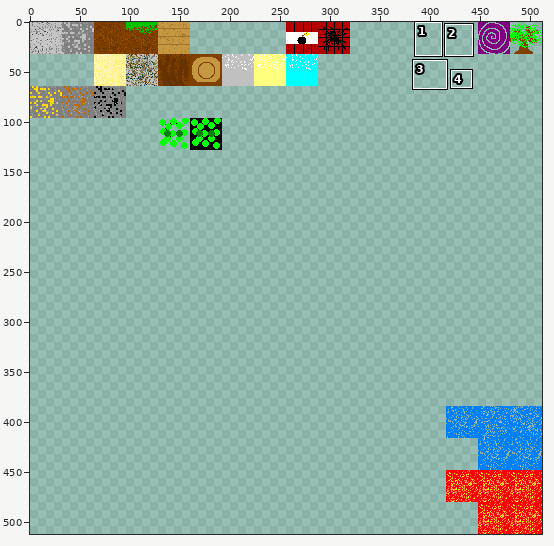
Two states of a sprite sheet, default-terrain.png. The picture above shows the old version from afar; the outline marks the close-up.
Close-up. Before the edit:
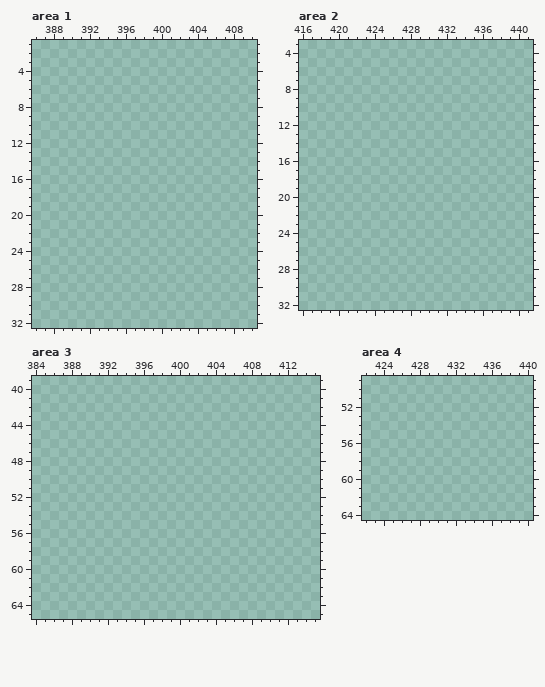
The file is 512x512 pixels. Colours within 5 levels of each other are drawn and written as one. Shown: area 1: x 386..410, y 1..32; area 2: x 416..441, y 3..32; area 3: x 384..415, y 39..65; area 4: x 422..440, y 49..64. The commit also changed other parts of the picture, which this record leaves out.
Palette (. is transparent): 
The result:
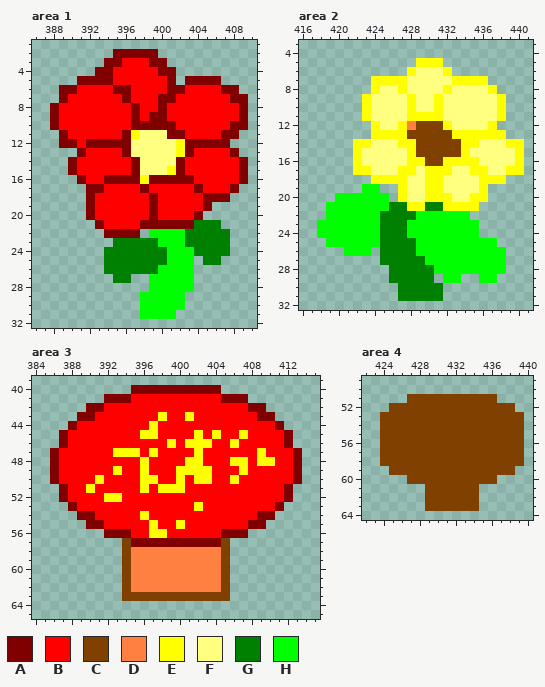
Colours new in this view: A #800000  B #ff0000  C #804000  D #ff8040  E #ffff00  F #ffff80  G #008000  H #00ff00
Difference:
Changed rows in their new state; - is an unchanged pixel.
Area 1:
first column x 388:
 2 -------AAAAA----------
 3 ------AABBBAA---------
 4 -----AABBBBBAA--------
 5 ---AAAABBBBBBA-AAAA---
 6 -AABBBBAABBBBAABBBBAA-
 7 -ABBBBBBABBBAABBBBBBAA
 8 ABBBBBBBBABBABBBBBBBBA
 9 ABBBBBBBBABAABBBBBBBBA
10 ABBBBBBBBAAAAABBBBBBAA
11 -ABBBBBBAEFFFAABBBBAA-
12 -AABAAAAAFFFFFEAAAAA--
13 ---ABBBBAFFFFFEABBBBA-
14 --ABBBBBBAFFFFABBBBBBA
15 --ABBBBBBAFFFEABBBBBBA
16 ---ABBAAAAEAAAAABBBBBA
17 ----AABBBBABBBBBABBBA-
18 ----ABBBBBBABBBBBAAA--
19 ----ABBBBBBABBBBBA----
20 ----ABBBBBBABBBBA-----
21 -----ABBBBAAAAAAGGG---
22 ------AAAA-HHHHGGGGG--
23 -------GGGGGHHHGGGGG--
24 ------GGGGGGGHHHGGGG--
25 ------GGGGGGGHHH-GG---
26 ------GGGGGGHHHH------
27 -------GG--HHHHH------
28 -----------HHHHH------
29 ----------HHHHH-------
30 ----------HHHHH-------
31 ----------HHHH--------
Area 2:
first column x 418:
 5 -----------EEE---------
 6 ----------EFFFE--------
 7 ------EEEEFFFFFEEEE----
 8 ------EFFEFFFFEFFFFE---
 9 -----EFFFFEFFEFFFFFFE--
10 -----EFFFFEFFEFFFFFFE--
11 -----EFFFFEEEEFFFFFFE--
12 ------EFFEDCCCEFFFFE---
13 ------EEEECCCCCEEEEEE--
14 ----EEFFFEECCCCCEEFFFEE
15 ----EFFFFFECCCCCEFFFFFE
16 ----EFFFFFEECCEEEEFFFFE
17 ----EEFFFEEFEEEFFEEFFEE
18 ------EEEEFFEEFFFFEEE--
19 -----HH--EFFEEFFFFE----
20 --HHHHHH-EFFEEEFFEE----
21 -HHHHHHHGGEEGGEEEE-----
22 -HHHHHHGGGGHHHHHH------
23 HHHHHHHGGGHHHHHHHH-----
24 HHHHHHHGGGHHHHHHHH-----
25 -HHHHHHGGGGHHHHHHHHH---
26 ---HHH-GGGGHHHHHHHHHH--
27 -------GGGGGHHHHHHHHH--
28 --------GGGGGHHHHHHHH--
29 --------GGGGG-HH--HH---
30 ---------GGGGG---------
31 ---------GGGGG---------
Area 3:
first column x 386:
40 ---------AAAAAAAAAA---------
41 ------AAABBBBBBBBBBAAA------
42 ----AABBBBBBBBBBBBBBBBAA----
43 ---AABBBBBBBEBBEBBBBBBBAA---
44 --ABBBBBBBBEBBBBBBBBBBBBBA--
45 -ABBBBBBBBEEBBBBEBEBBEBBBBA-
46 -ABBBBBBBBBBBEBEEEBBEBBBBBA-
47 ABBBBBBEEEBEBBBBEBBBBBBEBBBA
48 ABBBBBBBBBEBBBBEEBBBEEBEEBBA
49 ABBBBBBEBBEBBBEEEEBBBEBBBBBA
50 ABBBBEBBBBEEBBEBEEBBEBBBBBBA
51 -ABBEBBBBBEBEEEBBBBBBBBBBBA-
52 -ABBBBEEBBBBBBBBBBBBBBBBBBA-
53 --ABBBBBBBBBBBBBEBBBBBBBBA--
54 ---AABBBBBEBBBBBBBBBBBBAA---
55 ----AABBBBBEBBEBBBBBBBAA----
56 ------AAABBEEBBBBBBAAA------
57 --------CAAAAAAAAAAC--------
58 --------CDDDDDDDDDDC--------
59 --------CDDDDDDDDDDC--------
60 --------CDDDDDDDDDDC--------
61 --------CDDDDDDDDDDC--------
62 --------CDDDDDDDDDDC--------
63 --------CCCCCCCCCCCC--------
Area 4:
first column x 424:
51 ---CCCCCCCCCC---
52 -CCCCCCCCCCCCCC-
53 CCCCCCCCCCCCCCCC
54 CCCCCCCCCCCCCCCC
55 CCCCCCCCCCCCCCCC
56 CCCCCCCCCCCCCCCC
57 CCCCCCCCCCCCCCCC
58 CCCCCCCCCCCCCCCC
59 -CCCCCCCCCCCCCC-
60 ---CCCCCCCCCC---
61 -----CCCCCC-----
62 -----CCCCCC-----
63 -----CCCCCC-----
